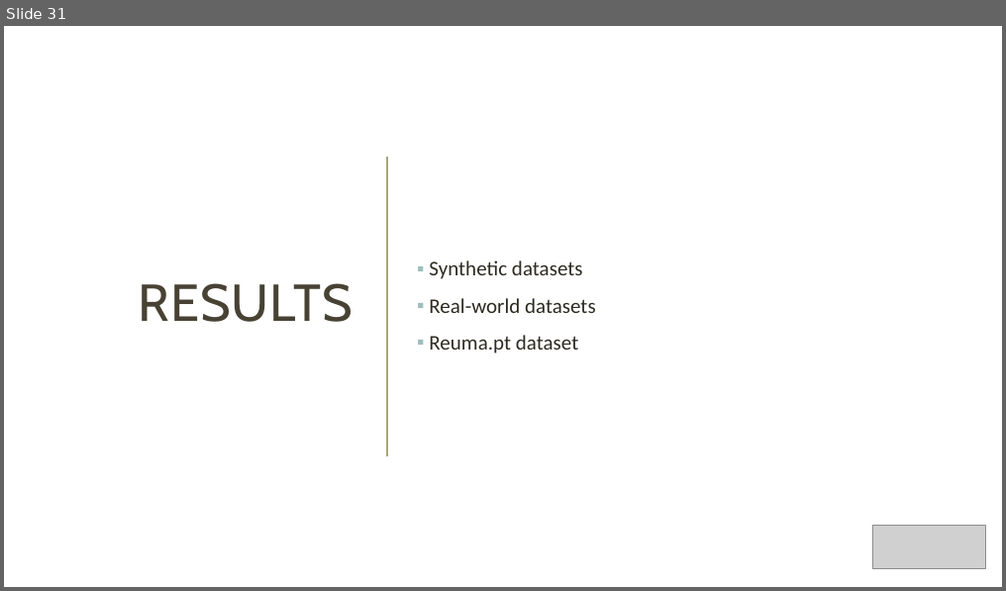
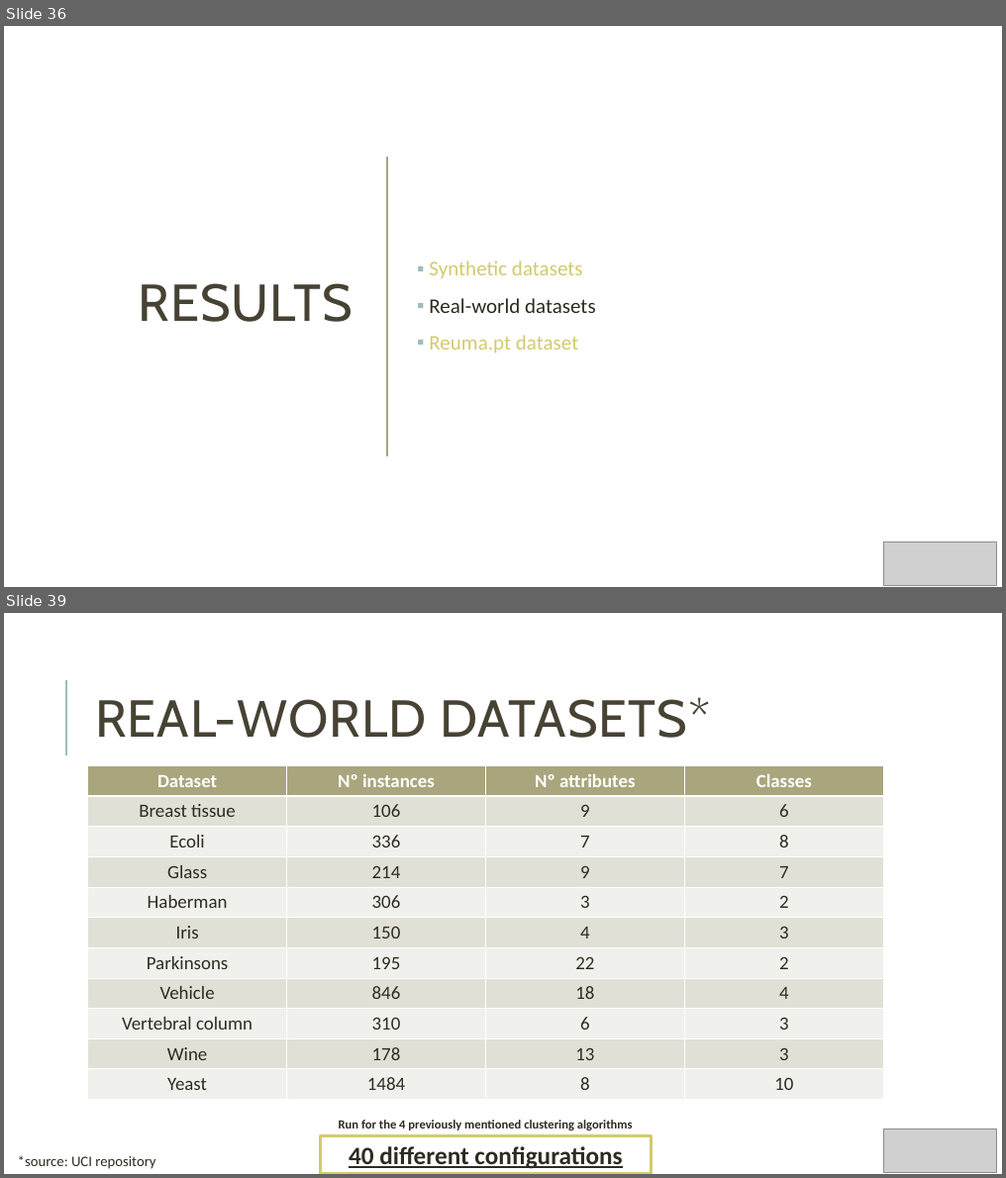
Before and after one commit to Nuno09/MscThesis, a slide deck: Dissertacao/apresentação_tese.pptx. Shown one above the other, each under a label of ours: slide 31 before the commit, slides 36 and 39 after it; the slides between them are not shown. The pictures are 1006x591 and 1006x1178 pixels, drawn with LibreOffice and Linux fonts; fonts in the diff are those of the drawing; grey boxes stand for pictures. Boxes give left, top, right and bottom in pixels: in the first picture for what was removed or moved away, otherwise in the second. Text is boxed around its words. In the diff, an @@ line names an element or a change of style, - is before the commit and + after.

```diff
--- a/Dissertacao/apresentação_tese.pptx
+++ b/Dissertacao/apresentação_tese.pptx
@@ slide 39 added at (4, 613, 1002, 1174), background #FFFFFF @@
@@ line added from (66, 756) to (66, 680), #9CBEBD 1.5 pt @@
@@ title added at (95, 697, 710, 738), 50 pt, text #474233 @@
+REAL-WORLD DATASETS*
@@ table added at (88, 765, 884, 1100), 11 rows, 4 columns @@
+Dataset | Nº instances | Nº attributes | Classes
+Breast tissue | 106 | 9 | 6
+Ecoli | 336 | 7 | 8
+Glass | 214 | 9 | 7
+Haberman | 306 | 3 | 2
+Iris | 150 | 4 | 3
+Parkinsons | 195 | 22 | 2
+Vehicle | 846 | 18 | 4
+Vertebral column | 310 | 6 | 3
+Wine | 178 | 13 | 3
+Yeast | 1484 | 8 | 10
@@ rectangle added at (321, 1137, 651, 1174), outline #D2CB6C 3 pt, 24 pt, text #2E2B21, bold, underline @@
+40 different configurations
@@ text added at (339, 1120, 633, 1131), 12 pt, text #2E2B21, bold @@
+Run for the 4 previously mentioned clustering algorithms
@@ picture added at (884, 1130, 997, 1173) @@
@@ text added at (18, 1156, 155, 1169), 14 pt, text #2E2B21 @@
+*source: UCI repository
@@ what was slide 31 is now slide 36 @@
@@ slide 36 changed as well @@
@@ text at (429, 261, 583, 354): text colour #2E2B21 to #D2CB6C in "Synthetic datasets", "Reuma.pt dataset" @@
@@ picture: place and size @@
-picture at (873, 525, 986, 569)
+picture at (884, 543, 997, 586)
```
Also in this commit, not shown: 29 other slides changed, 23 other slides added, 2 slides removed.
